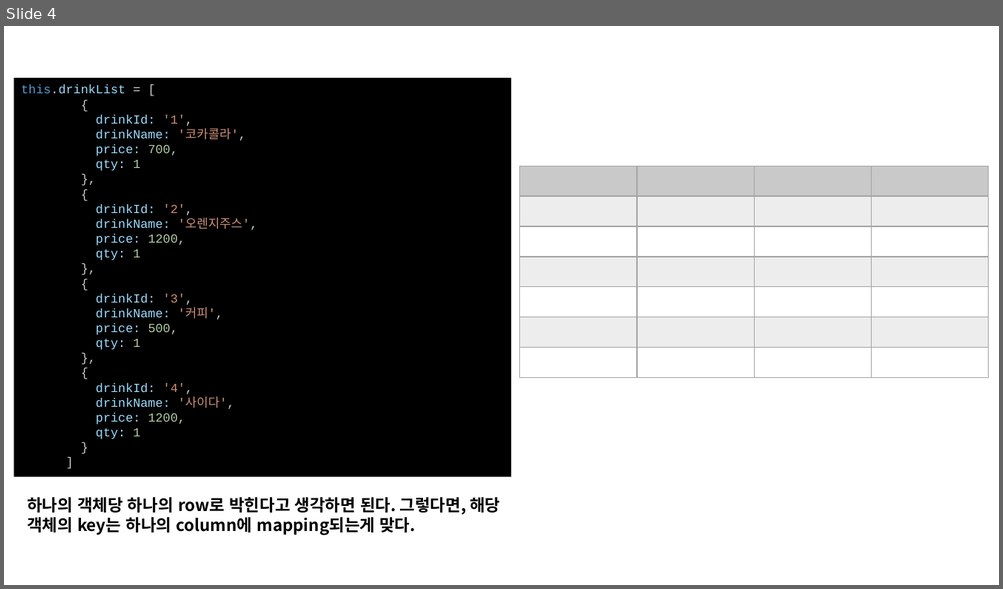
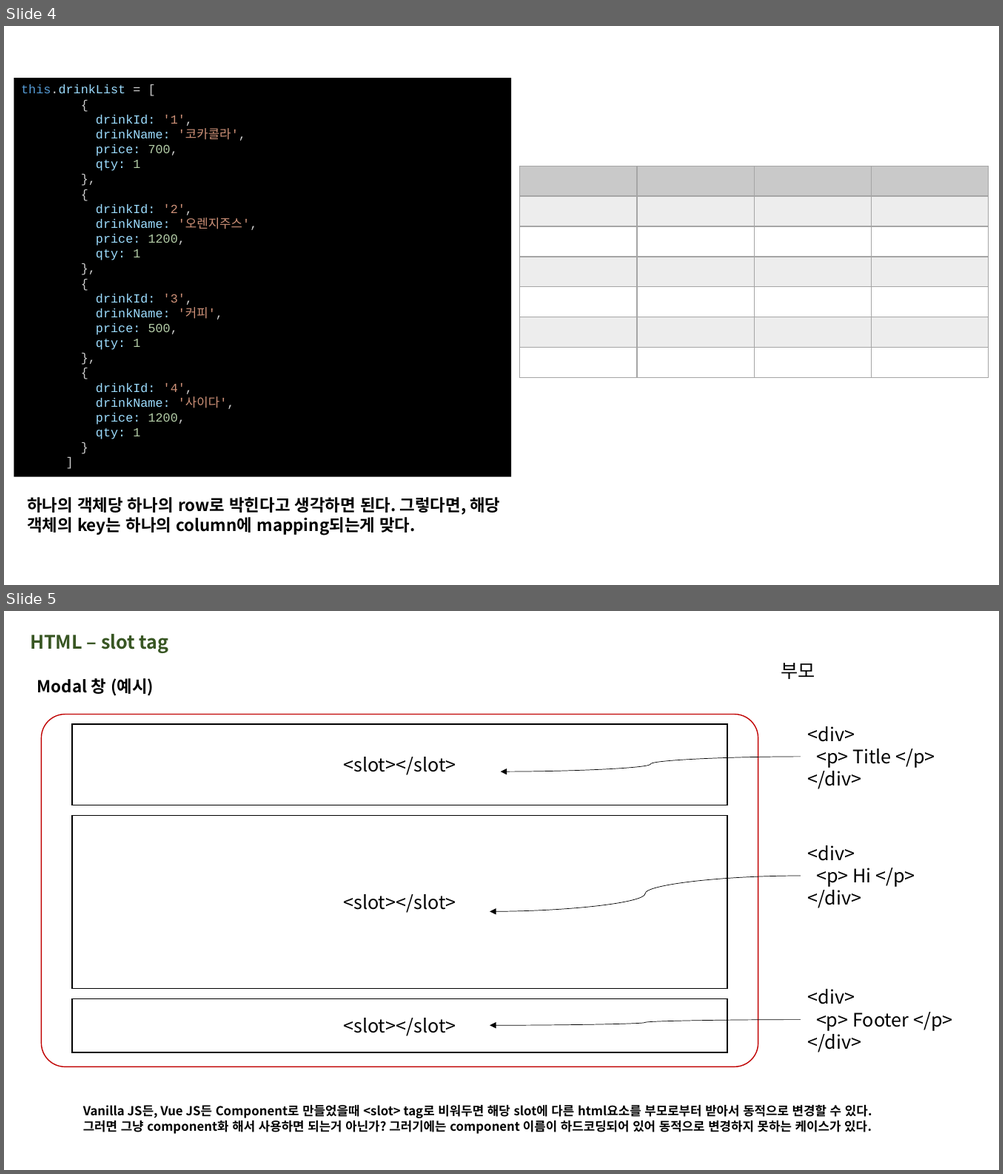
Before and after one commit to taehyuklee/front-end, a slide deck: front tag의 이해.pptx. Shown one above the other, each under a label of ours: slide 4 before the commit, slides 4 and 5 after it. The pictures are 1003x589 and 1003x1174 pixels, drawn with LibreOffice and Linux fonts; fonts in the diff are those of the drawing. Boxes give left, top, right and bottom in pixels: in the first picture for what was removed or moved away, otherwise in the second. Text is boxed around its words. In the diff, an @@ line names an element or a change of style, - is before the commit and + after.

Commit message:
commit) slot modal 사용

```diff
--- a/front tag의 이해.pptx
+++ b/front tag의 이해.pptx
@@ slide 5 added at [4, 611, 999, 1170], background #FFFFFF @@
@@ text added at [30, 634, 169, 653], 18 pt, text #385723, bold @@
+HTML – slot tag
@@ text added at [781, 663, 815, 679], 18 pt, text #000000 @@
+부모
@@ text added at [37, 678, 153, 696], 16 pt, text #000000, bold @@
+Modal 창 (예시)
@@ text added at [808, 726, 934, 789], 18 pt, text #000000 @@
+<div>
+<p> Title </p>
+</div>
@@ curved arrow added from (800, 757) to (500, 772), #000000 0.5 pt @@
@@ text added at [808, 846, 914, 908], 18 pt, text #000000 @@
+<div>
+<p> Hi </p>
+</div>
@@ curved arrow added from (800, 876) to (489, 911), #000000 0.5 pt @@
@@ group added at [41, 714, 758, 1067]: 3 rectangles, 1 rounded rectangle @@
+<slot></slot>
+<slot></slot>
+<slot></slot>
@@ text added at [808, 989, 952, 1053], 18 pt, text #000000 @@
+<div>
+<p> Footer </p>
+</div>
@@ curved arrow added from (800, 1020) to (489, 1026), #000000 0.5 pt @@
@@ text added at [83, 1105, 872, 1134], 12 pt, text #000000, bold @@
+Vanilla JS든, Vue JS든 Component로 만들었을때 <slot> tag로 비워두면 해당 slot에 다른 html요소를 부모로부터 받아서 동적으로 변경할 수 있다.
+그러면 그냥 component화 해서 사용하면 되는거 아닌가? 그러기에는 component 이름이 하드코딩되어 있어 동적으로 변경하지 못하는 케이스가 있다.
```
Also in this commit, not shown: 3 other files.
